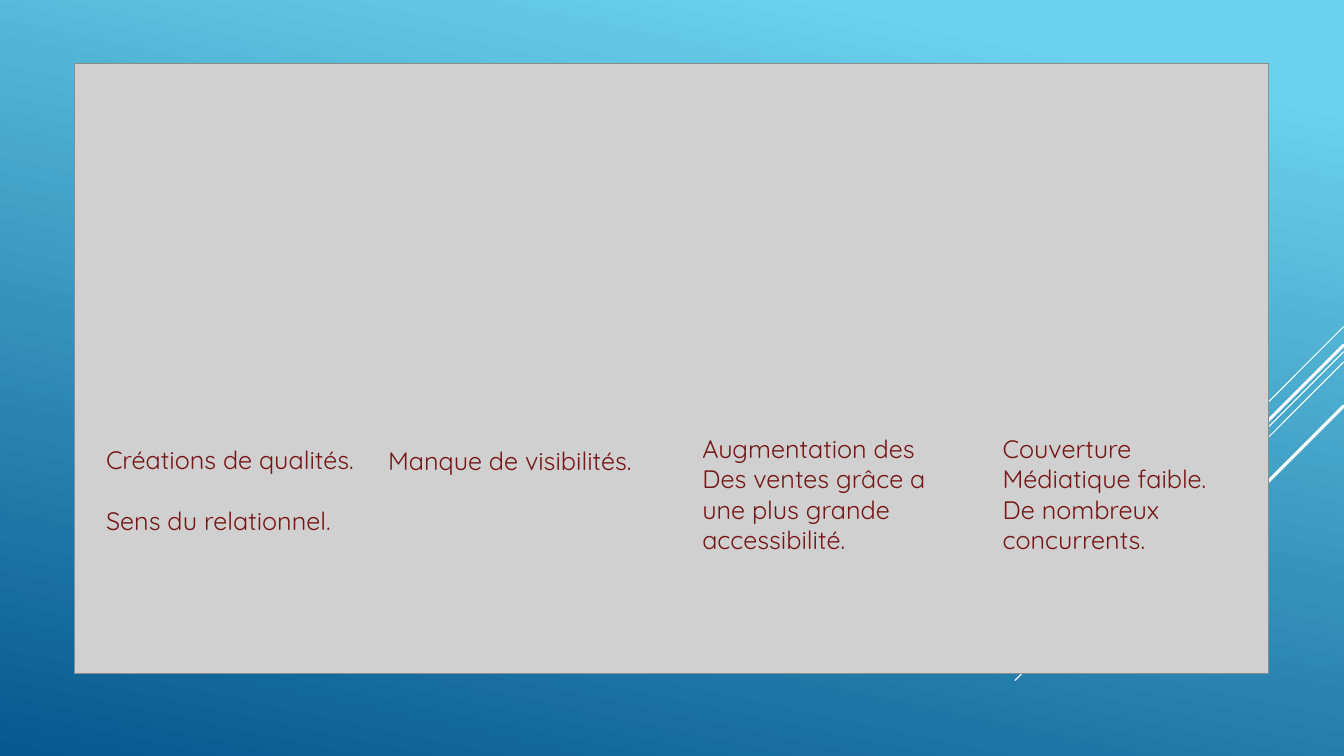
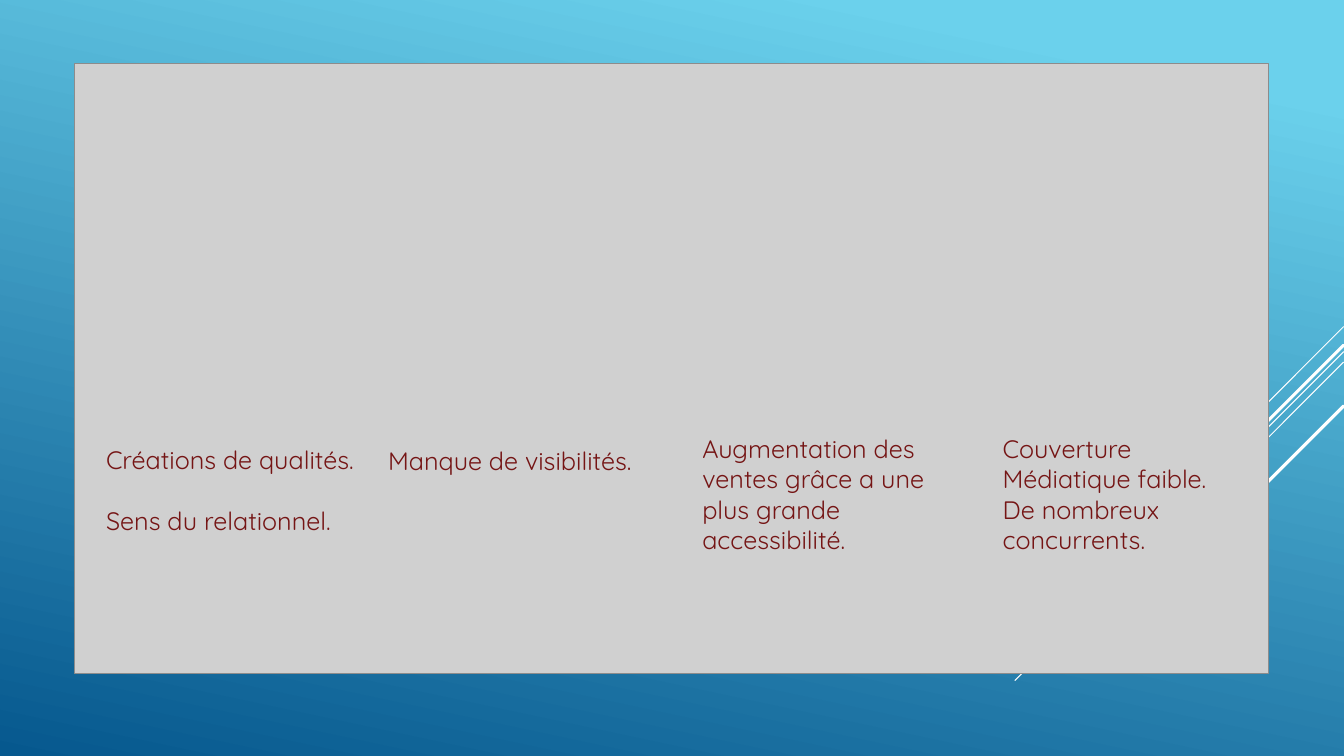
Before and after one commit to GillesP-dev/FilRouge, a slide deck: slide 4 of CDC/L_artiste.pptx. Drawn at 1344x756 pixels with LibreOffice and Linux fonts; fonts in the diff are those of the drawing; grey boxes stand for pictures. Boxes give left, top, right and bottom in pixels: in the first picture for what was removed or moved away, otherwise in the second. Text is boxed around its words. In the diff, an @@ line names an element or a change of style, - is before the commit and + after.

```diff
--- a/CDC/L_artiste.pptx
+++ b/CDC/L_artiste.pptx
@@ text at bbox=[702, 462, 924, 550]: text changed @@
-Des ventes grâce a une plus grande accessibilité.
+ventes grâce a une plus grande accessibilité.
```
Also in this commit, not shown: 2 other slides changed, 5 slides added.
